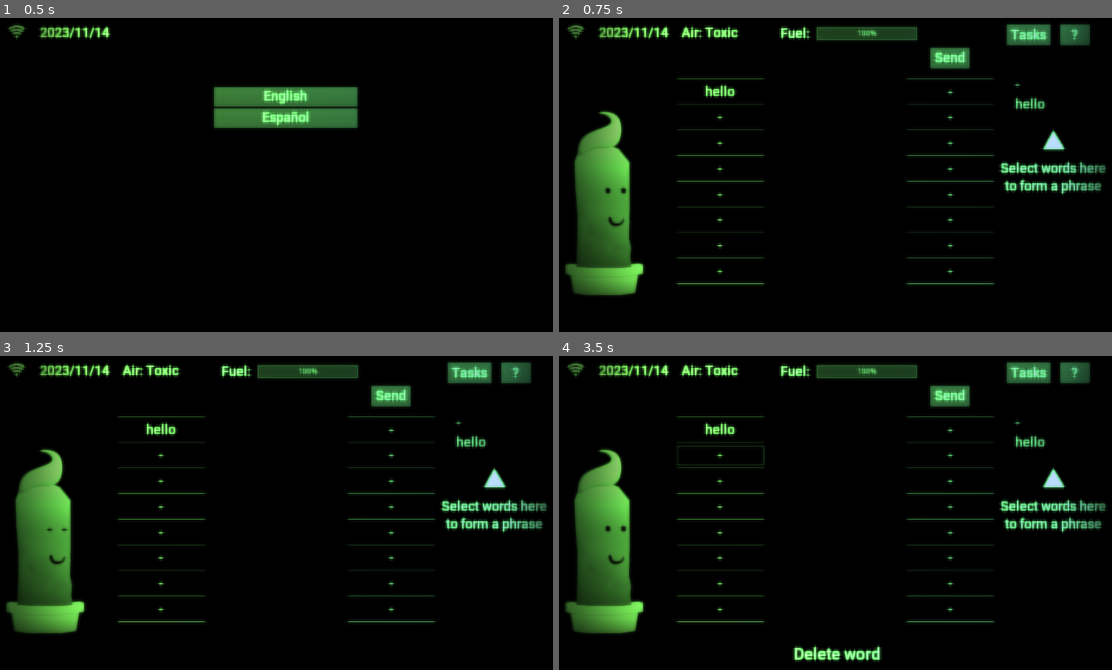
Above: before the commit, frames 1-4 (two rows, left to right).
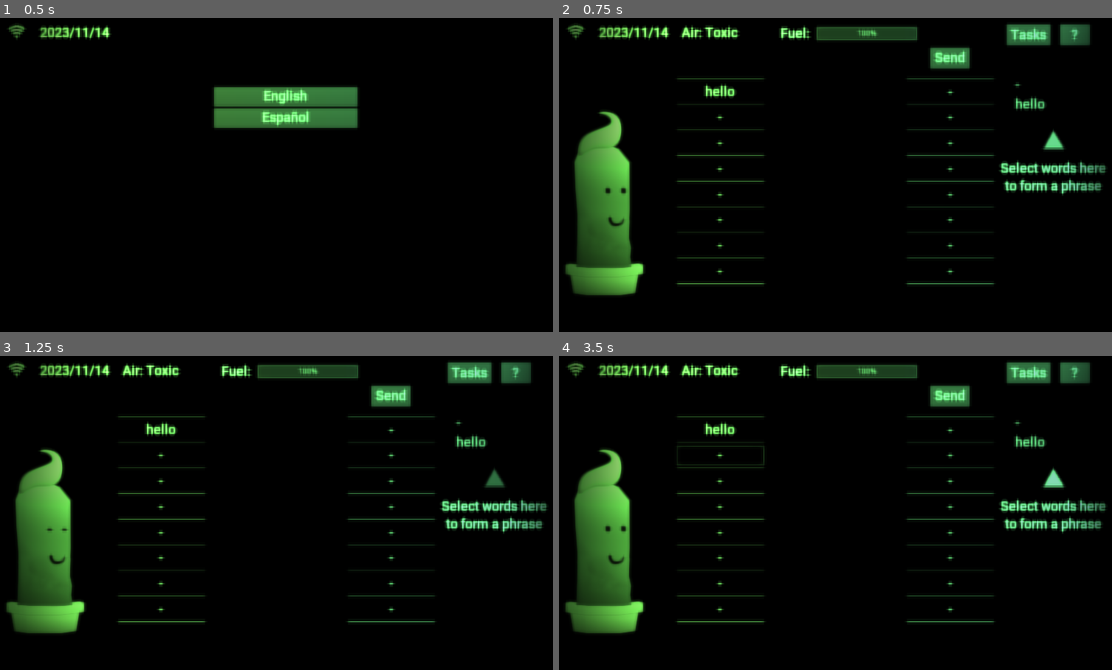
Above: after the commit, the same moments.

Repository: Eibriel/compicactus-isolation
Game: Godot game, scene res://MainScene.tscn
The game is run twice, just before and just after one commit, with the same random seed, the same clock (stepped at 60 frames per second) and the same inputs.
Inputs:
- Up to frame 1 (0.5 s): no input
- Up to frame 2 (0.75 s): click "English" at 0.5 s
- Up to frame 3 (1.25 s): no input
- Up to frame 4 (3.5 s): click "Send" at 1.25 s; click "hello" at 2 s; click "-" at 2.75 s

Frame 1 is identical in both runs. In frame 2, 0.2% of the frame differs, in the area x 87-92%, y 35-43%; in frame 3, 0.2%; in frame 4, 0.8%, in the area x 42-92%, y 35-98%.

Commit message:
Fixing tutorial

Diff:
--- /dev/null
+++ b/Arrow.gd
@@ -0,0 +1,5 @@
+extends Sprite
+
+
+func _ready():
+	$AnimationPlayer.play("Pulsing")
--- /dev/null
+++ b/Arrow.tscn
@@ -0,0 +1,47 @@
+[gd_scene load_steps=5 format=2]
+
+[ext_resource path="res://images/Arrow.png" type="Texture" id=1]
+[ext_resource path="res://Arrow.gd" type="Script" id=2]
+
+[sub_resource type="Animation" id=1]
+resource_name = "Pulsing"
+length = 3.0
+loop = true
+tracks/0/type = "value"
+tracks/0/path = NodePath(".:modulate")
+tracks/0/interp = 1
+tracks/0/loop_wrap = true
+tracks/0/imported = false
+tracks/0/enabled = true
+tracks/0/keys = {
+"times": PoolRealArray( 0, 1.5, 3 ),
+"transitions": PoolRealArray( 1, 1, 1 ),
+"update": 0,
+"values": [ Color( 1, 1, 1, 1 ), Color( 1, 1, 1, 0.105882 ), Color( 1, 1, 1, 1 ) ]
+}
+
+[sub_resource type="Animation" id=2]
+length = 0.001
+tracks/0/type = "value"
+tracks/0/path = NodePath(".:modulate")
+tracks/0/interp = 1
+tracks/0/loop_wrap = true
+tracks/0/imported = false
+tracks/0/enabled = true
+tracks/0/keys = {
+"times": PoolRealArray( 0 ),
+"transitions": PoolRealArray( 1 ),
+"update": 0,
+"values": [ Color( 1, 1, 1, 1 ) ]
+}
+
+[node name="Arrow" type="Sprite"]
+position = Vector2( 930, 249 )
+rotation = -1.5708
+scale = Vector2( 0.1, 0.1 )
+texture = ExtResource( 1 )
+script = ExtResource( 2 )
+
+[node name="AnimationPlayer" type="AnimationPlayer" parent="."]
+anims/Pulsing = SubResource( 1 )
+anims/RESET = SubResource( 2 )
--- a/MainScene.gd
+++ b/MainScene.gd
@@ -64,6 +64,7 @@
 
 func _ready():
 	description_label.text = ""
+	description_label.visible = false
 	send_button.visible = false
 	tasks_button.visible = false
 	help_button.visible = false
@@ -71,6 +72,9 @@
 	fuel_bar.visible = false
 	fuel_text.visible = false
 	ending.visible = false
+	tutorial_1.visible = false
+	tutorial_2.visible = false
+	tutorial_3.visible = false
 	for lang in languages:
 		var b = Button.new()
 		b.theme = concept_theme
@@ -111,7 +115,6 @@
 	compicactus_animation.play("IdleHappy")
 	set_language()
 	refresh_tasks()
-	set_tutorial("tutorial_1")
 
 
 func set_language():
@@ -141,6 +144,7 @@
 	fuel_bar.visible = true
 	fuel_text.visible = true
 	grounding_dialogue.visible = false
+	concept_tree.connect("cell_selected", self, "_on_Tree_cell_selected", [])
 	# Add buttons to chat
 	robot_dialogue.add_child(HSeparator.new())
 	human_dialogue.add_child(HSeparator.new())
@@ -161,7 +165,7 @@
 		b.text = "-"
 		b.flat = true
 		b.theme = concept_theme
-		b.connect("button_up", self, "_on_HumanButton_button_up", [n])
+		# b.connect("button_up", self, "_on_HumanButton_button_up", [n])
 		human_dialogue.add_child(b)
 		human_dialogue.add_child(HSeparator.new())
 		human_buttons.append(b)
@@ -187,6 +191,7 @@
 	fill_keyboard()
 	var r = compi_brain.parse([], [])
 	robot_answer(r[0], r[1])
+	set_tutorial("tutorial_1")
 
 
 func fill_keyboard():
@@ -195,7 +200,7 @@
 	var root_concept = concept_tree.create_item()
 	concept_tree.set_hide_root(true)
 
-	concept_tree.connect("cell_selected", self, "_on_Tree_cell_selected", [])
+
 
 	# var n: int = 0
 	for c in GlobalValues.dictionary:
@@ -203,6 +208,8 @@
 		concept_item.set_text(0, tr("WORD_%s" % c))
 		concept_item.set_metadata(0, c)
 
+
+var word_number = 0
 
 func _on_Tree_cell_selected():
 	current_concept = concept_tree.get_selected().get_metadata(0)
@@ -210,6 +217,10 @@
 	if !tutorial_completed and tutorial_level == 1 and current_concept != "-":
 		set_tutorial("tutorial_2")
 		tutorial_level = 2
+	# Add world directly
+	if word_number <= 8:
+		_on_HumanButton_button_up(word_number)
+		word_number += 1
 
 
 func _on_HumanButton_button_up(button_id: int):
@@ -266,6 +277,7 @@
 	robot_answer(r[0], r[1])
 	human_concepts = ["-","-","-","-","-","-","-","-"]
 	grounding_concepts = ["-","-","-","-","-","-"]
+	word_number = 0
 	if tutorial_level == 3:
 		set_tutorial("")
 		tutorial_completed = true
--- a/MainScene.tscn
+++ b/MainScene.tscn
@@ -1,6 +1,6 @@
 [gd_scene load_steps=50 format=2]
 
-[ext_resource path="res://images/Arrow.png" type="Texture" id=1]
+[ext_resource path="res://Arrow.tscn" type="PackedScene" id=1]
 [ext_resource path="res://MainScene.gd" type="Script" id=2]
 [ext_resource path="res://images/white.png" type="Texture" id=3]
 [ext_resource path="res://images/black.png" type="Texture" id=4]
@@ -1296,6 +1296,7 @@
 anims/Wakeup = SubResource( 42 )
 
 [node name="GeneratedTextNode2D" type="Node2D" parent="."]
+visible = false
 position = Vector2( 534, 570 )
 
 [node name="GeneratedLabel2" type="Label" parent="GeneratedTextNode2D"]
@@ -1555,13 +1556,8 @@
 [node name="Tutorial" type="Node2D" parent="."]
 
 [node name="Tutorial1" type="Node2D" parent="Tutorial"]
-visible = false
-
-[node name="Arrow" type="Sprite" parent="Tutorial/Tutorial1"]
-position = Vector2( 930, 249 )
-rotation = -1.5708
-scale = Vector2( 0.1, 0.1 )
-texture = ExtResource( 1 )
+
+[node name="Arrow" parent="Tutorial/Tutorial1" instance=ExtResource( 1 )]
 
 [node name="TutorialText1" type="Label" parent="Tutorial/Tutorial1"]
 anchor_left = 0.5
@@ -1579,12 +1575,10 @@
 align = 1
 
 [node name="Tutorial2" type="Node2D" parent="Tutorial"]
-visible = false
-
-[node name="Arrow2" type="Sprite" parent="Tutorial/Tutorial2"]
-position = Vector2( 627, 158 )
-scale = Vector2( 0.1, 0.1 )
-texture = ExtResource( 1 )
+
+[node name="Arrow2" parent="Tutorial/Tutorial2" instance=ExtResource( 1 )]
+position = Vector2( 626, 159 )
+rotation = 0.0
 
 [node name="TutorialText2" type="Label" parent="Tutorial/Tutorial2"]
 anchor_left = 0.5
@@ -1604,12 +1598,10 @@
 align = 1
 
 [node name="Tutorial3" type="Node2D" parent="Tutorial"]
-visible = false
-
-[node name="Arrow3" type="Sprite" parent="Tutorial/Tutorial3"]
-position = Vector2( 668, 97 )
-scale = Vector2( 0.1, 0.1 )
-texture = ExtResource( 1 )
+
+[node name="Arrow3" parent="Tutorial/Tutorial3" instance=ExtResource( 1 )]
+position = Vector2( 667, 97 )
+rotation = 0.0
 
 [node name="TutorialText3" type="Label" parent="Tutorial/Tutorial3"]
 anchor_left = 0.5
--- a/strings.csv
+++ b/strings.csv
@@ -13,8 +13,9 @@
 ¡Buena suerte!"
 HELP_TEXT,This is a chatbot game.,Esto es un chatbot
 TUTORIAL_1,"Select words here
-to form a phrase","Seleccione palabras aquí
-para formar una frase"
+to form a phrase","Seleccione palabras
+aquí para
+formar una frase"
 TUTORIAL_2,"Click here
 to enter
 the selected
Binary file changed: images/Arrow.png
Binary file changed: strings.en.translation
Binary file changed: strings.es.translation
